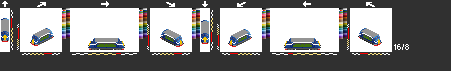
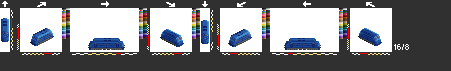
Layers edited between the first and the second w=451, h=71 image:
hid "mav4" over [left=1, top=19, right=381, bottom=50]
painted on "my" over [left=91, top=49, right=318, bottom=50]
